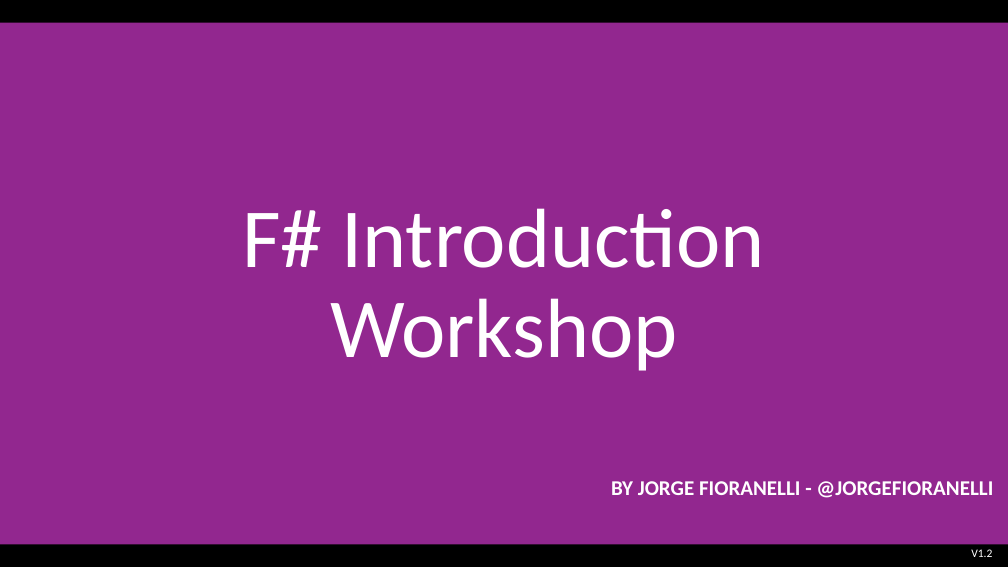
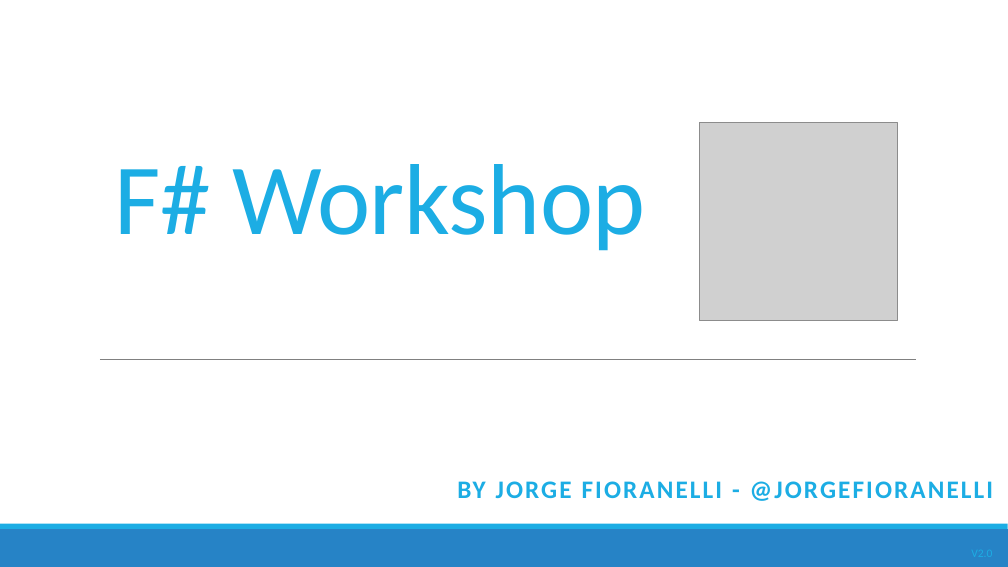
Before and after one commit to jorgef/fsharpworkshop, a slide deck: slide 1 of FSharpWorkshop_Slides.pptx. Drawn at 1008x567 pixels with LibreOffice and Linux fonts; fonts in the diff are those of the drawing; grey boxes stand for pictures. Boxes give left, top, right and bottom in pixels: in the first picture for what was removed or moved away, otherwise in the second. Text is boxed around its words. In the diff, an @@ line names an element or a change of style, - is before the commit and + after.

```diff
--- a/FSharpWorkshop_Slides.pptx
+++ b/FSharpWorkshop_Slides.pptx
@@ background #000000 to #FFFFFF @@
@@ rectangle removed at <box>0,23,1008,544</box> @@
@@ picture added at <box>699,123,898,321</box> @@
@@ title at <box>115,164,645,251</box>: text changed; size 80 to 96 pt; text colour #FFFFFF to #1CADE4 @@
-F# Introduction
-Workshop
+F# Workshop
@@ line added from (100, 359) to (917, 359), #808080 0.5 pt @@
@@ text "BY JORGE FIORANELLI - @JORGEFIORANELLI" at <box>457,481,994,501</box>: size 20 to 24 pt, text colour #FFFFFF to #1CADE4, letter spacing 0 to 2 pt; more space between paragraphs @@
@@ rectangle added at <box>0,529,1008,567</box>, fill #2683C6 @@
@@ rectangle added at <box>0,524,1008,529</box>, fill #1CADE4 @@
@@ text removed at <box>971,549,992,557</box> @@
-V1.2
```
Also in this commit, not shown: 80 other slides changed, 2 slides added, 5 slides removed, 1 other file.
